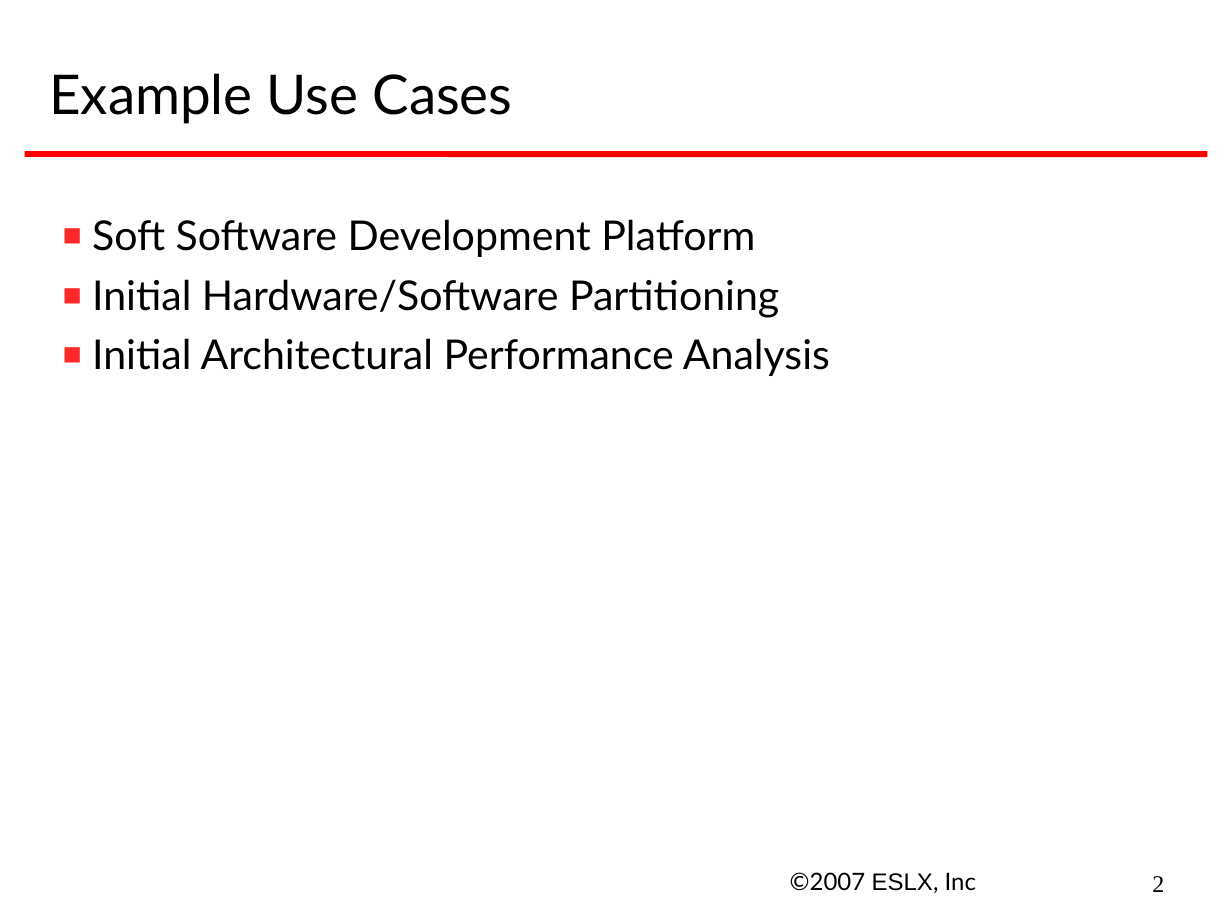
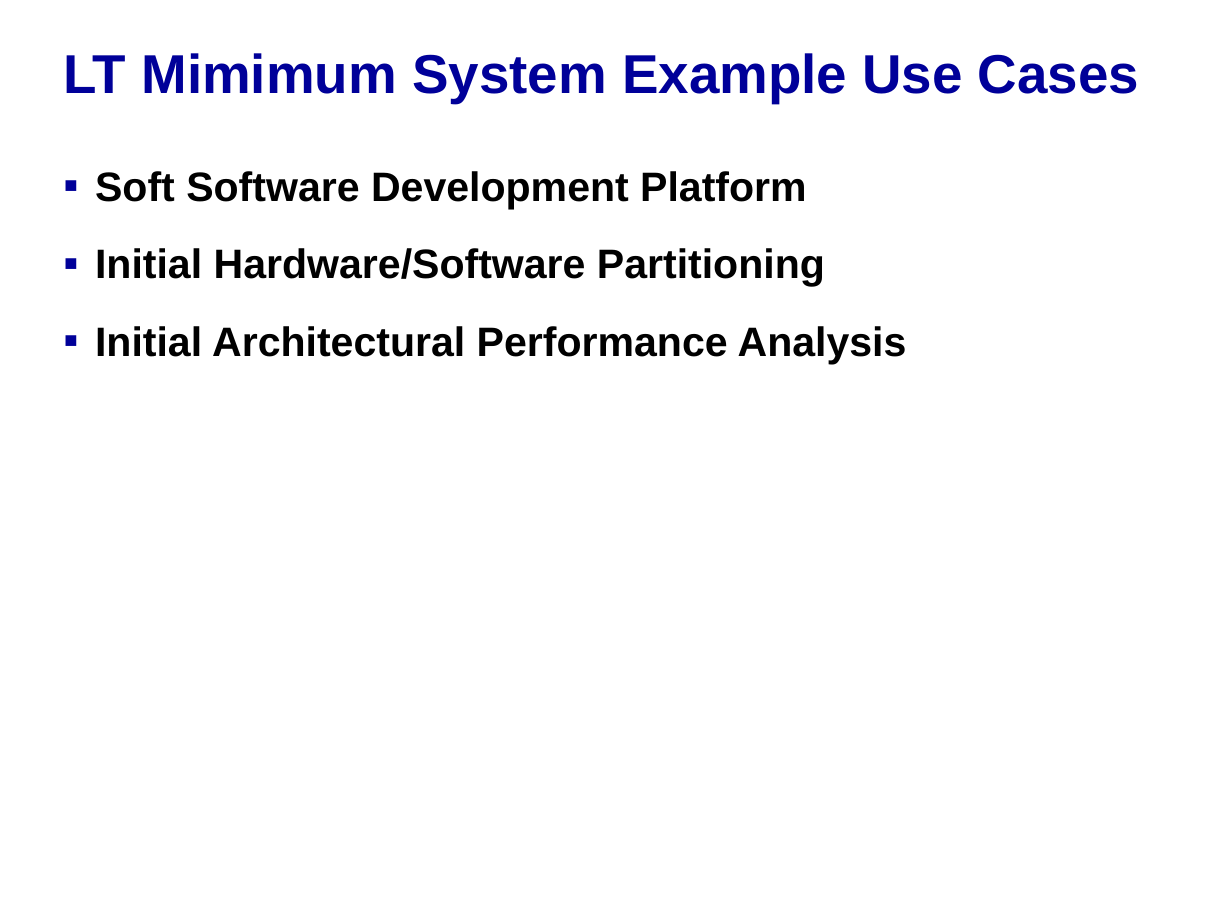
Before and after one commit to accellera-official/systemc, a slide deck: slide 2 of examples/tlm/lt_min_system/docs/lt_min_system_example.ppt. Drawn at 1232x924 pixels with LibreOffice and Linux fonts; fonts in the diff are those of the drawing; background and template pictures are left out. Boxes give left, top, right and bottom in pixels: in the first picture for what was removed or moved away, otherwise in the second. Text is boxed around its words. In the diff, an @@ line names an element or a change of style, - is before the commit and + after.

Commit message:
- updated lt_min_system example PowerPoint

```diff
--- a/examples/tlm/lt_min_system/docs/lt_min_system_example.ppt
+++ b/examples/tlm/lt_min_system/docs/lt_min_system_example.ppt
@@ title at [63,53,1139,103]: text changed; font Lato to Arial; text colour #000000 to #000099; bold on @@
-Example Use Cases
+LT Mimimum System Example Use Cases
@@ line removed from (25, 154) to (1207, 154) @@
@@ text "Soft Software Development Platform": place and size @@
-text "Soft Software Development Platform" at [92,219,830,376]
+text "Soft Software Development Platform" at [95,171,907,364]
@@ text "Soft Software Development Platform" at [95,171,907,364]: font Lato to Arial, bold on; indent changed; more space between paragraphs; bullet colour #FF2929 to #000099 @@
@@ text removed at [790,872,976,893] @@
-©2007 ESLX, Inc
@@ page number removed at [1152,876,1164,892] @@
-2
```
Also in this commit, not shown: 4 other slides changed, 12 slides added, 1 slide removed.
